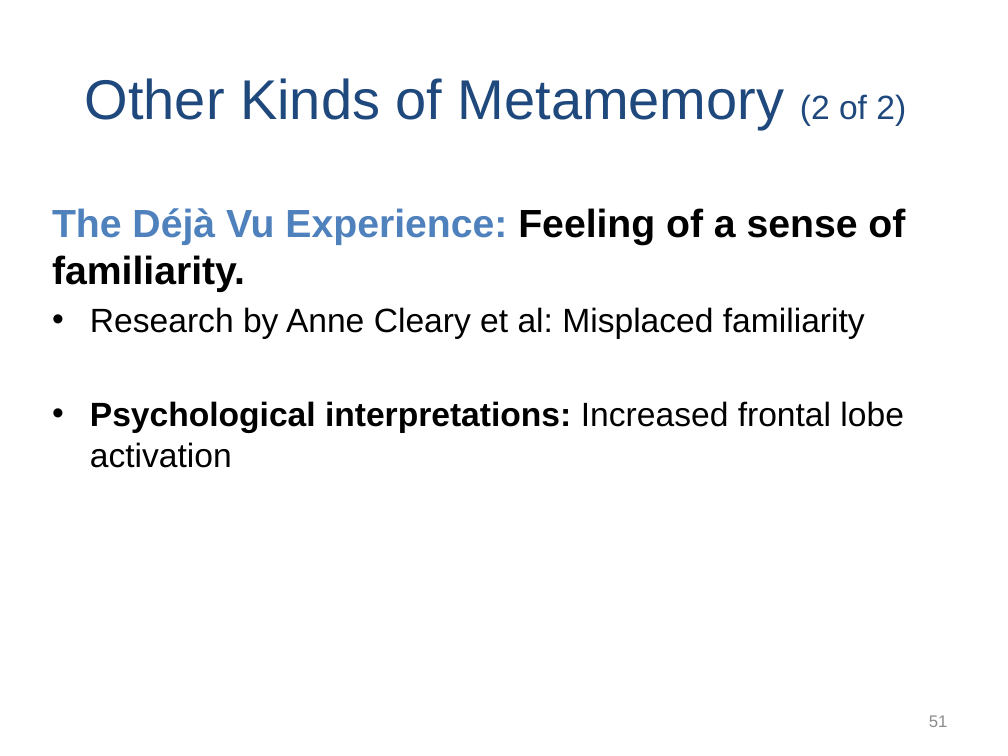
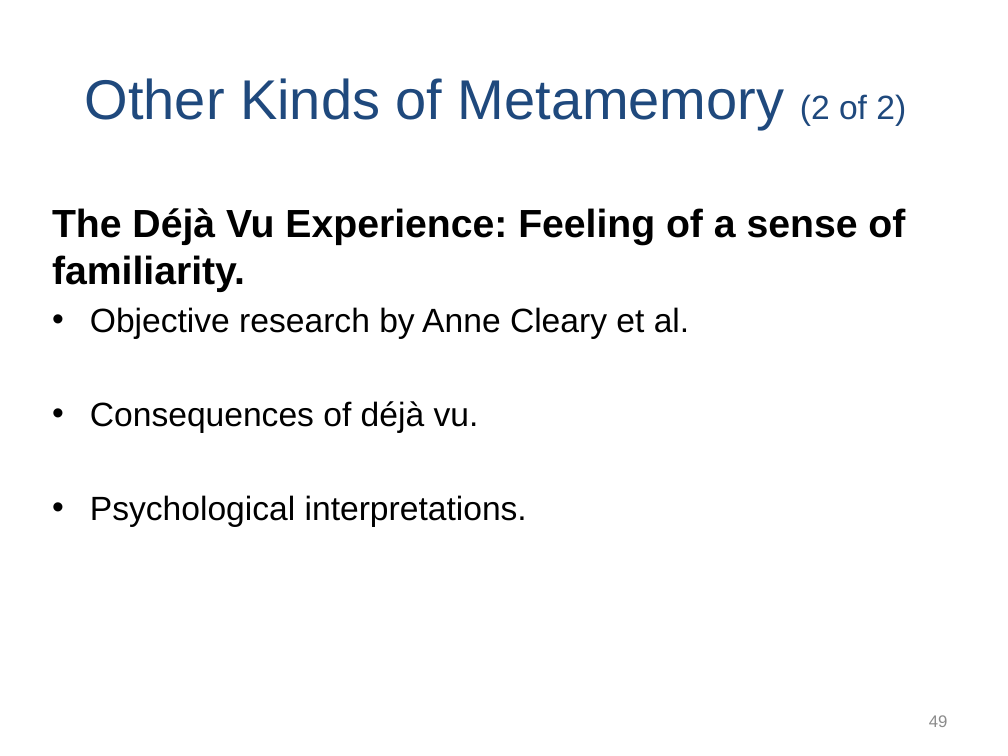
Before and after one commit to npm27/Teaching-Materials, a slide deck: slide 49 of Memory/Slides/Chapter 8.PPTX (slide 51 before the commit). Drawn at 1008x756 pixels with LibreOffice and Linux fonts; fonts in the diff are those of the drawing. Boxes give left, top, right and bottom in pixels: in the first picture for what was removed or moved away, otherwise in the second. Text is boxed around its words. In the diff, an @@ line names an element or a change of style, - is before the commit and + after.

```diff
--- a/Memory/Slides/Chapter 8.PPTX
+++ b/Memory/Slides/Chapter 8.PPTX
@@ text at (x1=52, y1=208, x2=905, y2=292): text colour #4F81BD to #000000 in "The Déjà Vu Experience:" @@
@@ text at (x1=90, y1=307, x2=689, y2=527): text changed @@
-• Research by Anne Cleary et al: Misplaced familiarity
-• Psychological interpretations: Increased frontal lobe activation
+• Objective research by Anne Cleary et al.
+• Consequences of déjà vu.
+• Psychological interpretations.
@@ page number at (x1=929, y1=715, x2=948, y2=727): text changed @@
-51
+49
```
Also in this commit, not shown: 1 other slide changed, 2 slides removed, 2 other files.
